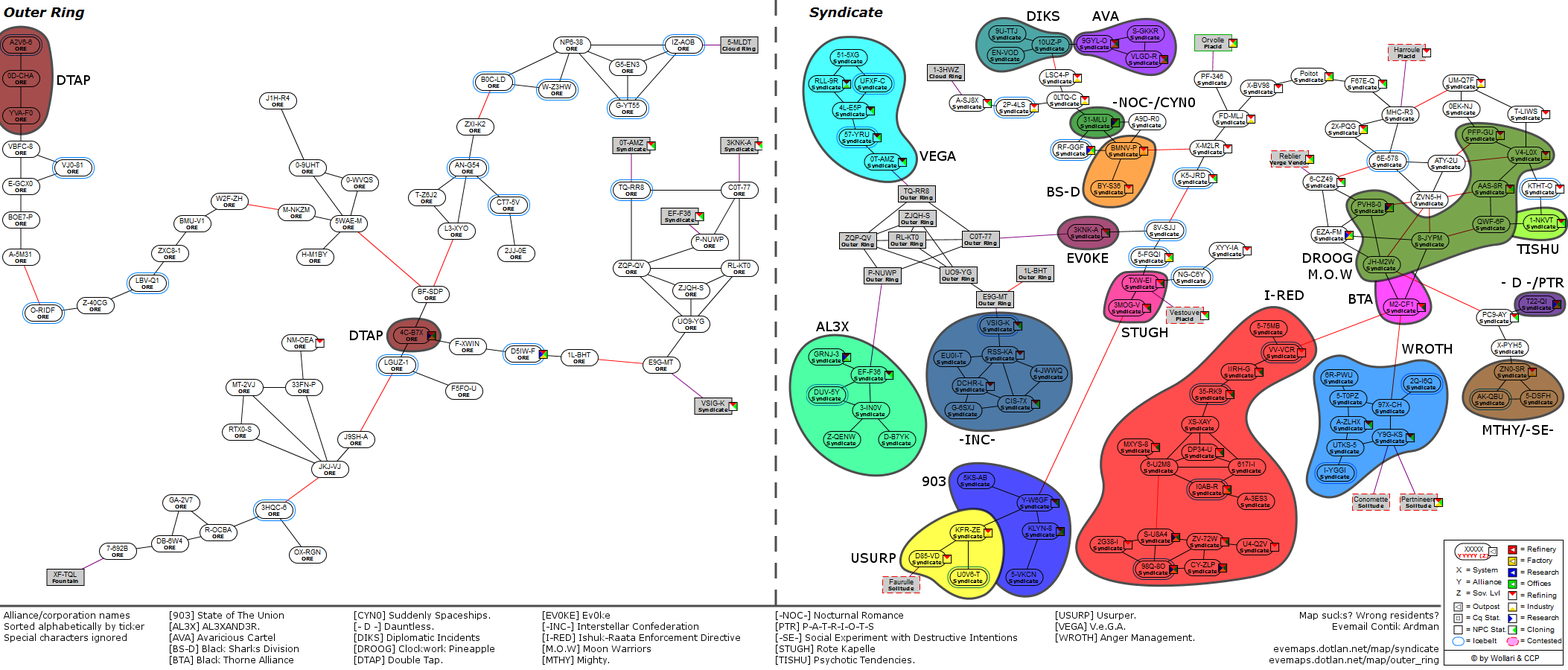
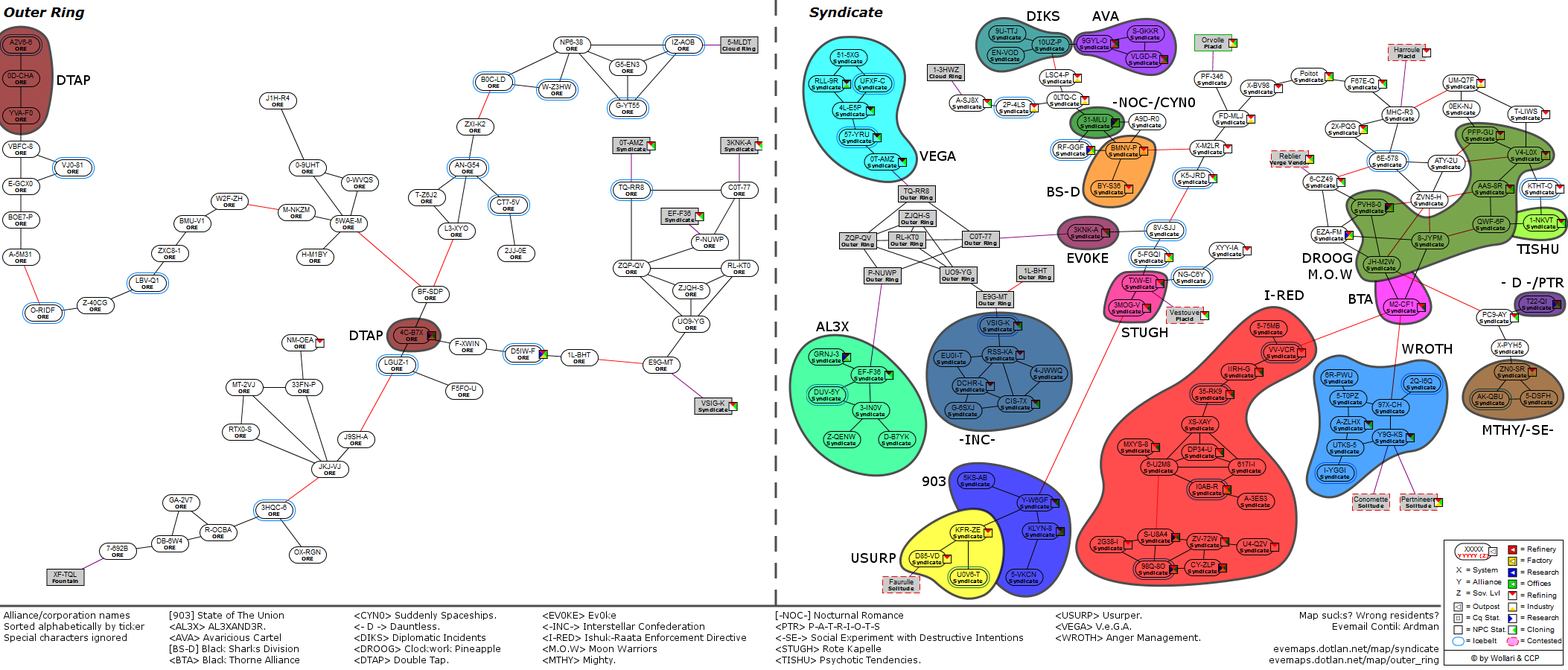
Two versions of the same layered image (1568 x 670). Layer-by-layer changes:
painted on "Alliance names 1" over <box>169,622,300,665</box>
painted on "Alliance names 2" over <box>354,611,501,665</box>
painted on "Alliance names 3" over <box>542,611,747,665</box>
painted on "Alliance names 4" over <box>775,622,1023,665</box>
painted on "Alliance names 5" over <box>1055,611,1201,643</box>
